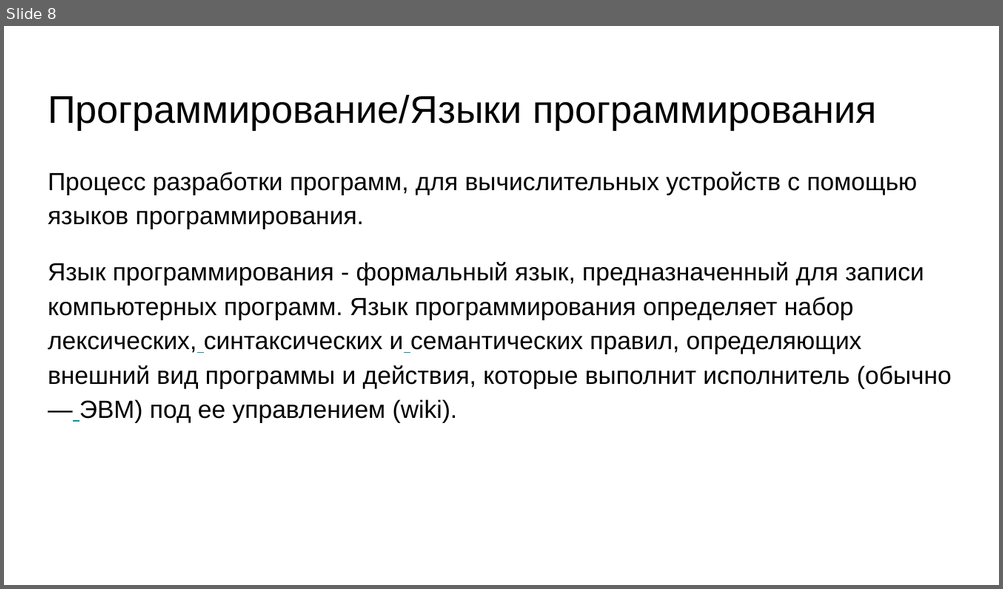
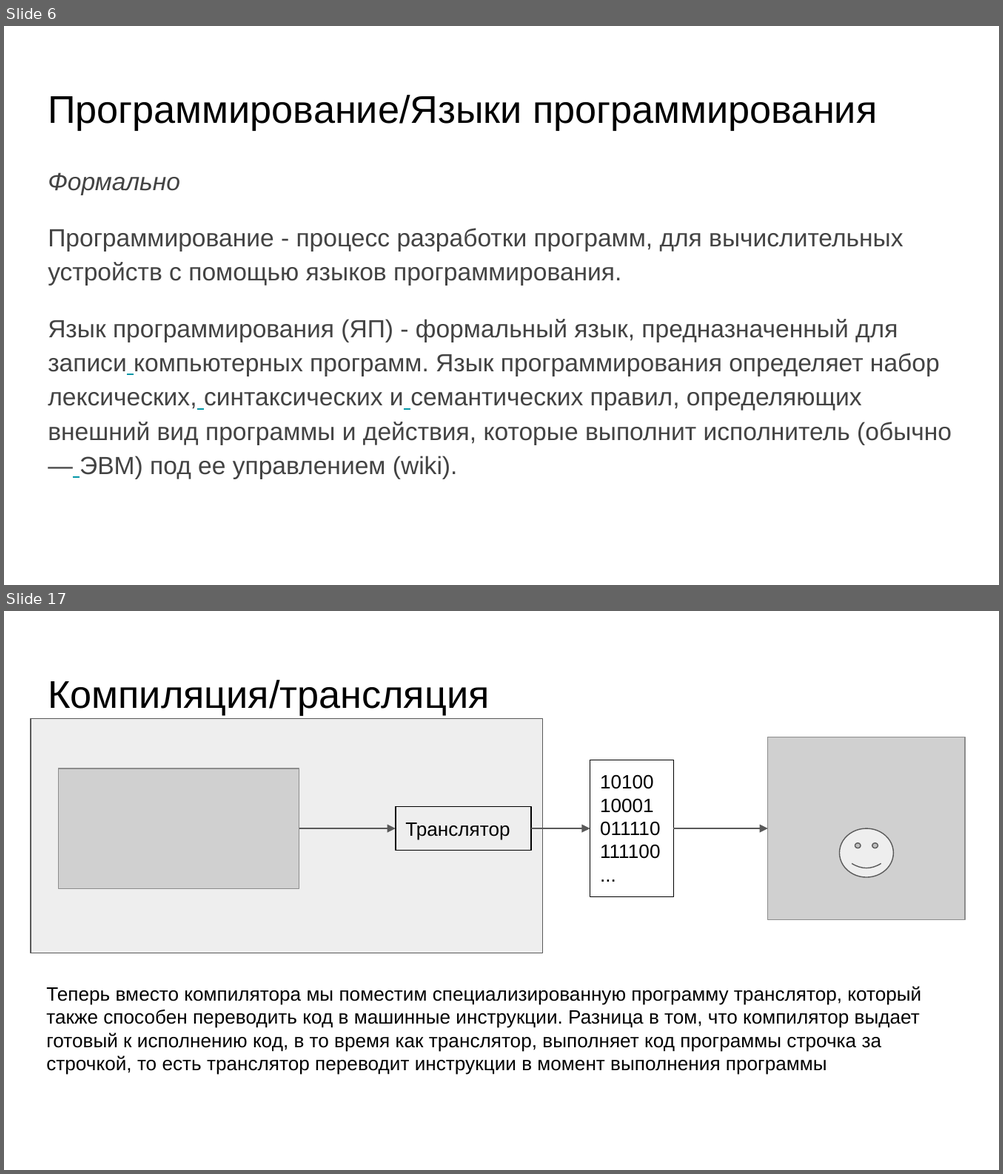
Before and after one commit to skhayrulin/python_course, a slide deck: lecture/Lecture1.pptx. Shown one above the other, each under a label of ours: slide 8 before the commit, slides 6 and 17 after it; the slides between them are not shown. The pictures are 1003x589 and 1003x1174 pixels, drawn with LibreOffice and Linux fonts; fonts in the diff are those of the drawing; grey boxes stand for pictures. Boxes give left, top, right and bottom in pixels: in the first picture for what was removed or moved away, otherwise in the second. Text is boxed around its words. In the diff, an @@ line names an element or a change of style, - is before the commit and + after.

```diff
--- a/lecture/Lecture1.pptx
+++ b/lecture/Lecture1.pptx
@@ slide 17 added at bbox=[4, 611, 999, 1170], background #FFFFFF @@
@@ title added at bbox=[48, 680, 489, 715], 28 pt, text #000000 @@
+Компиляция/трансляция
@@ rectangle added at bbox=[31, 718, 543, 953], fill #EEEEEE, outline #595959 0.75 pt @@
@@ picture added at bbox=[768, 738, 965, 920] @@
@@ rectangle added at bbox=[590, 760, 674, 897], outline #000000 0.75 pt, 14 pt, text #000000 @@
+1010010001011110111100...
@@ picture added at bbox=[59, 768, 299, 889] @@
@@ rectangle added at bbox=[395, 807, 530, 851], outline #000000 0.75 pt, 14 pt, text #000000 @@
+Транслятор
@@ arrow added from (299, 829) to (395, 829), #595959 0.75 pt @@
@@ arrow added from (531, 829) to (590, 829), #595959 0.75 pt @@
@@ arrow added from (674, 829) to (768, 829), #595959 0.75 pt @@
@@ smiley face added at bbox=[839, 829, 893, 877], fill #EEEEEE, outline #595959 0.75 pt @@
@@ text added at bbox=[46, 986, 921, 1075], 14 pt, text #000000 @@
+Теперь вместо компилятора мы поместим специализированную программу транслятор, который также способен переводить код в машинные инструкции. Разница в том, что компилятор выдает готовый к исполнению код, в то время как транслятор, выполняет код программы строчка за строчкой, то есть транслятор переводит инструкции в момент выполнения программы
@@ what was slide 8 is now slide 6 @@
@@ slide 6 changed as well @@
@@ text at bbox=[48, 173, 951, 479]: text changed; text colour #000000 to #434343 @@
-Процесс разработки программ, для вычислительных устройств с помощью языков программирования.
-Язык программирования - формальный язык, предназначенный для записи компьютерных программ. Язык программирования определяет набор лексических, синтаксических и семантических правил, определяющих внешний вид программы и действия, которые выполнит исполнитель (обычно — ЭВМ) под ее управлением (wiki).
+Формально
+Программирование - процесс разработки программ, для вычислительных устройств с помощью языков программирования.
+Язык программирования (ЯП) - формальный язык, предназначенный для записи компьютерных программ. Язык программирования определяет набор лексических, синтаксических и семантических правил, определяющих внешний вид программы и действия, которые выполнит исполнитель (обычно — ЭВМ) под ее управлением (wiki).
```
Also in this commit, not shown: 9 other slides changed, 21 other slides added, 3 slides removed, 1 other file.
